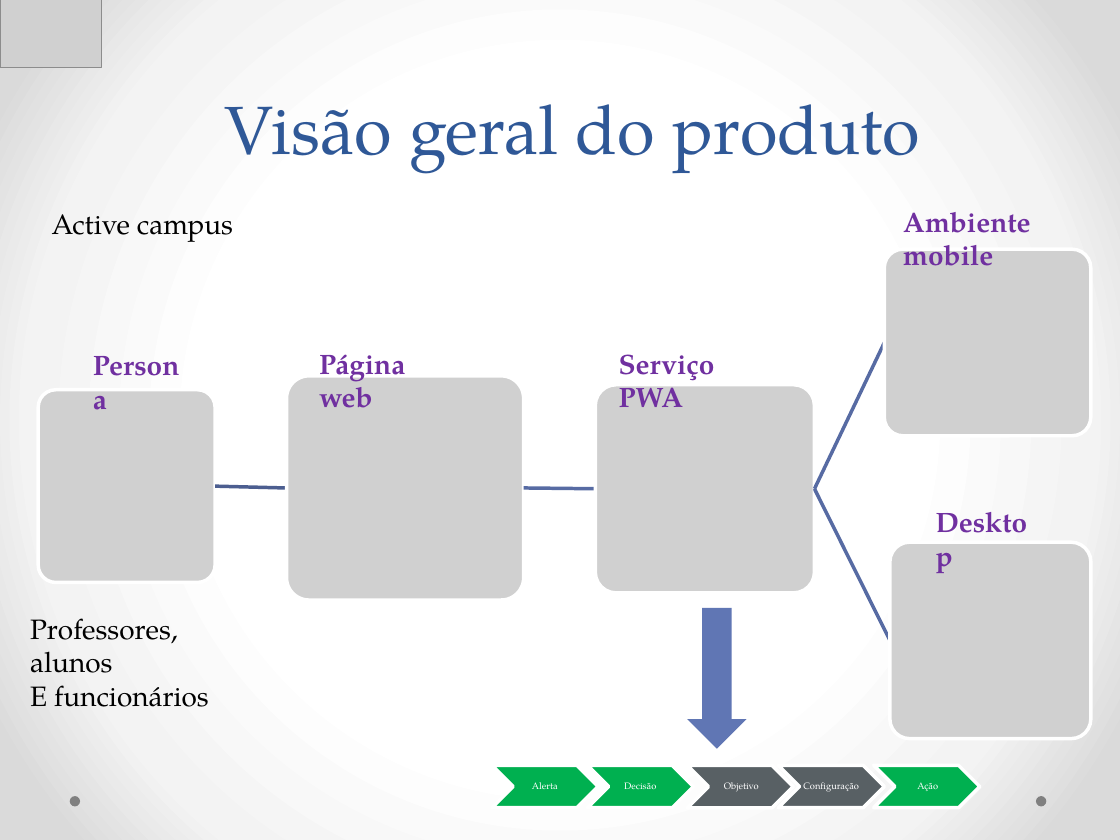
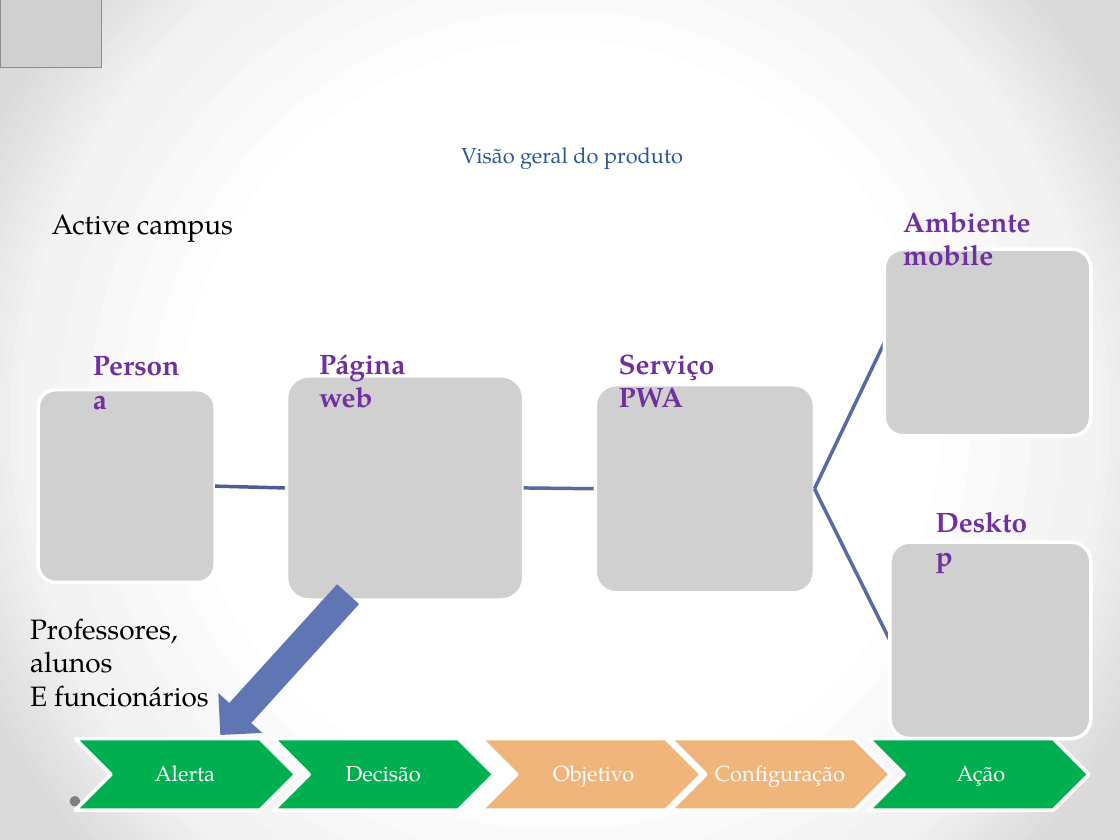
Before and after one commit to Neimarmg/TCC, a slide deck: slide 6 of Ppt.pptx (slide 5 before the commit). Drawn at 1120x840 pixels with LibreOffice and Linux fonts; fonts in the diff are those of the drawing; grey boxes stand for pictures. Boxes give left, top, right and bottom in pixels: in the first picture for what was removed or moved away, otherwise in the second. Text is boxed around its words. In the diff, an @@ line names an element or a change of style, - is before the commit and + after.

```diff
--- a/Ppt.pptx
+++ b/Ppt.pptx
@@ title "Visão geral do produto" at (461, 147, 683, 169): size 44 to 14 pt @@
@@ down arrow at (198, 575, 370, 756): rotation 0 to 42 degrees @@
@@ chevron added at (75, 739, 296, 811), fill #00B050, outline #FFFFFF 2.25 pt @@
@@ size 6 to 14 pt; more space between paragraphs in 5 elements at (715, 765, 845, 787), (957, 766, 1006, 786), (553, 765, 634, 787), (346, 766, 421, 782), (155, 765, 215, 782) @@
@@ text "Alerta": place and size @@
-text "Alerta" at (532, 782, 558, 789)
+text "Alerta" at (155, 765, 215, 782)
@@ chevron: place and size @@
-chevron at (492, 765, 598, 808)
+chevron at (273, 739, 494, 811)
@@ text "Decisão": place and size @@
-text "Decisão" at (624, 782, 656, 789)
+text "Decisão" at (346, 766, 421, 782)
@@ chevron: place and size @@
-chevron at (587, 765, 693, 808)
+chevron at (482, 739, 702, 811)
@@ chevron at (482, 739, 702, 811): fill #00B050 to #F0B57A @@
@@ text "Objetivo": place and size @@
-text "Objetivo" at (724, 782, 759, 792)
+text "Objetivo" at (553, 765, 634, 787)
@@ chevron: place and size @@
-chevron at (688, 765, 794, 808)
+chevron at (670, 739, 890, 811)
@@ chevron at (670, 739, 890, 811): fill #586064 to #F0B57A @@
@@ text "Configuração": place and size @@
-text "Configuração" at (803, 782, 859, 792)
+text "Configuração" at (715, 765, 845, 787)
@@ chevron: place and size @@
-chevron at (874, 765, 980, 808)
+chevron at (869, 739, 1090, 811)
@@ text "Ação": place and size @@
-text "Ação" at (917, 782, 938, 791)
+text "Ação" at (957, 766, 1006, 786)
@@ chevron removed at (778, 765, 885, 808) @@
```
Also in this commit, not shown: 4 other slides changed, 1 slide added, 1 other file.
